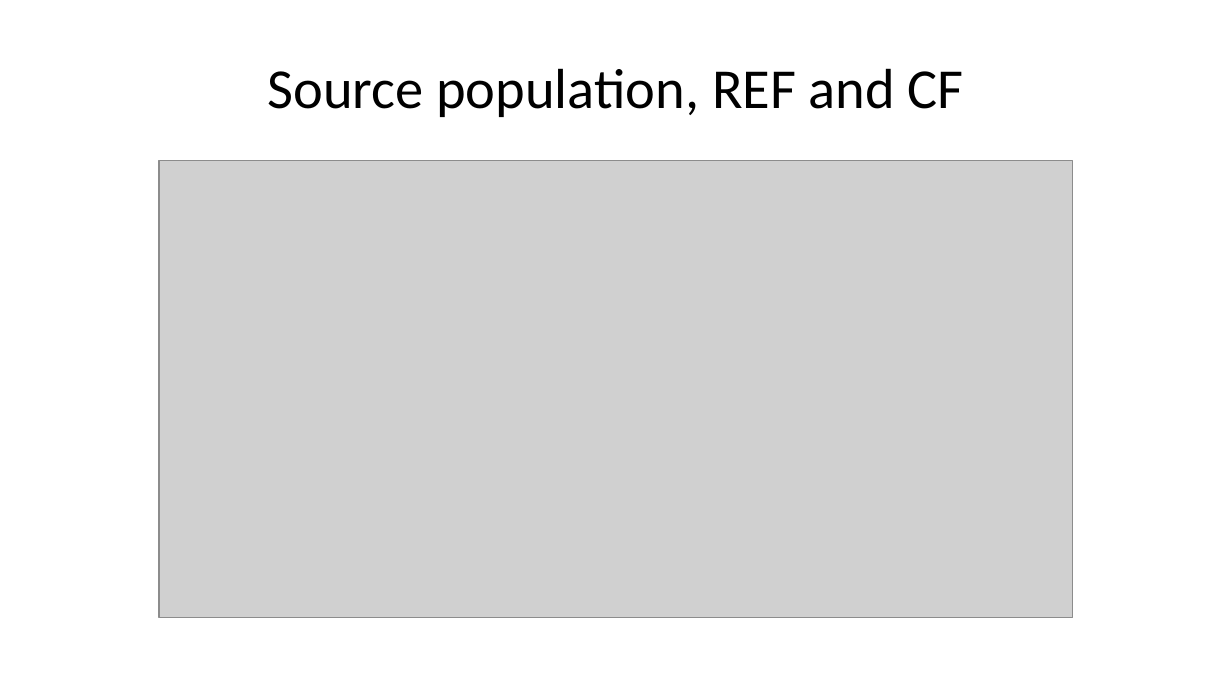
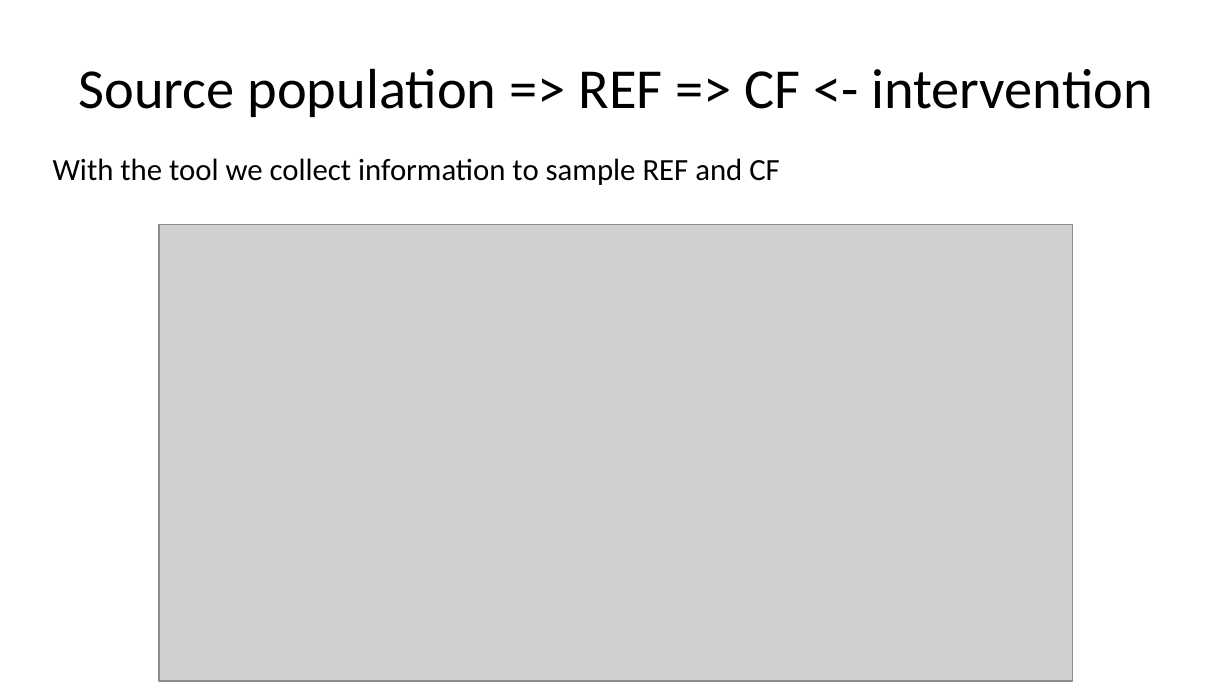
Before and after one commit to ATE-tool/MIAMA-HUB, a slide deck: slide 6 of docs/Slides_TG_test_user_introduction.pptx. Drawn at 1232x693 pixels with LibreOffice and Linux fonts; fonts in the diff are those of the drawing; grey boxes stand for pictures. Boxes give left, top, right and bottom in pixels: in the first picture for what was removed or moved away, otherwise in the second. Text is boxed around its words. In the diff, an @@ line names an element or a change of style, - is before the commit and + after.

```diff
--- a/docs/Slides_TG_test_user_introduction.pptx
+++ b/docs/Slides_TG_test_user_introduction.pptx
@@ title at (79,68,1153,117): text changed @@
-Source population, REF and CF
+Source population => REF => CF <- intervention
@@ text added at (53,158,780,185), 18 pt, text #000000 @@
+With the tool we collect information to sample REF and CF
@@ picture: place and size @@
-picture at (159,161,1073,618)
+picture at (159,224,1073,681)
```
Also in this commit, not shown: 1 other slide changed, 7 other files.
